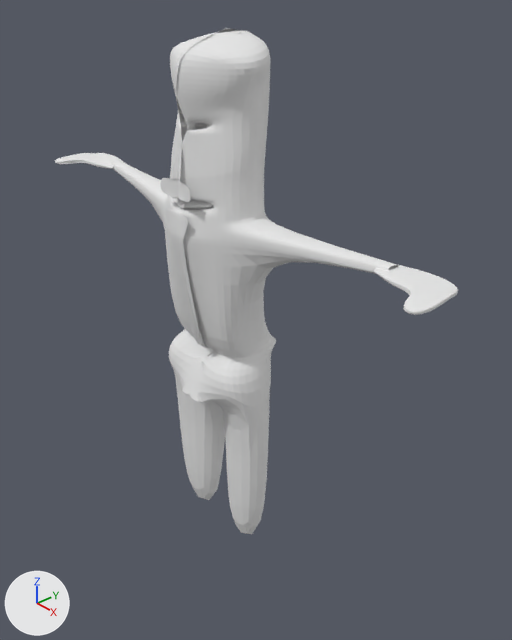
The Blender file creature thing.blend: old version first, new version second.
Rendered twice from a 50 mm lens placed at (10.36, -8.22, 8.23), pointed at (0.09, 1.02, 0.83). The lights are fixed; the arrows at lower left show +X, +Y and +Z.

In view in the first picture: 'Body Of Monster'.
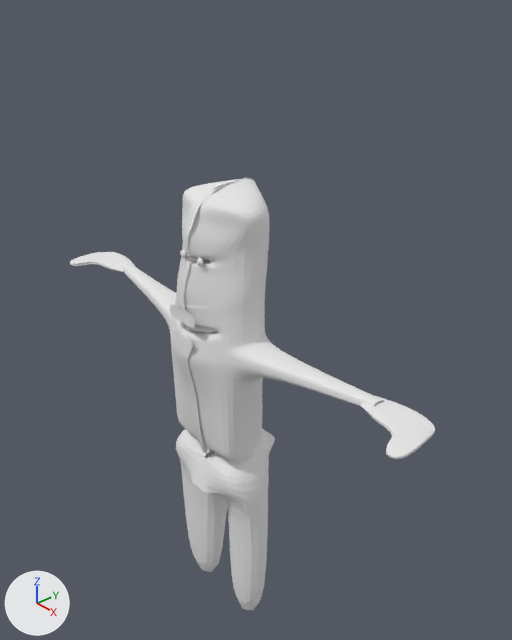
Changed parts and their boxes (x1, y1, x2, y2) in the pictures (512 x 640 px; the box of a moved part takes in the faces that stretch with it):
'Body Of Monster', reshaped (9% narrower, 15% shorter)
    before: (55, 28, 458, 534)
    after: (70, 178, 435, 610)
part 1 of me_cube, moved or reshaped
    before: (55, 153, 458, 315)
    after: (70, 252, 435, 459)
part 2 of me_cube, rebuilt (9% narrower, 15% shorter)
    before: (111, 28, 399, 534)
    after: (121, 178, 384, 610)
part 3 of me_cube, added
    after: (180, 250, 203, 266)

Patch to the scene script:
```diff
--- a/creature thing.blend.py
+++ b/creature thing.blend.py
@@ me_cube @@
 # used by ob_body_of_monster; location = (0.0, 0.0, 0.0)
-me_cube.from_pydata(...)  # 248 vertices, 206 faces; spans x -5.39..4.13, y -0.93..1.49, z -4.76..6.83
+me_cube.from_pydata(...)  # 758 vertices, 742 faces; spans x -5.35..4.17, y -0.93..1.48, z -7.38..4.08
+# me_cube part 1: the loose piece of 62 vertices spanning x -5.39..-3.87, y -0.69..0.7, z 3.5..3.65 is moved by (0.04, 0.0, -2.61)
+# me_cube part 2: the loose piece of 185 vertices spanning x -0.46..4.13, y -0.93..1.49, z -4.76..6.83 is rebuilt with 213 vertices and now spans x -0.42..4.17, y -0.93..1.48, z -7.38..4.08
+# me_cube part 3: a new loose piece of 482 vertices spanning x 0.18..0.35, y -0.64..-0.52, z 2.68..2.83, in mat_material (white #e7e7e7)
 me_cube.materials.append(mat_material)
```
